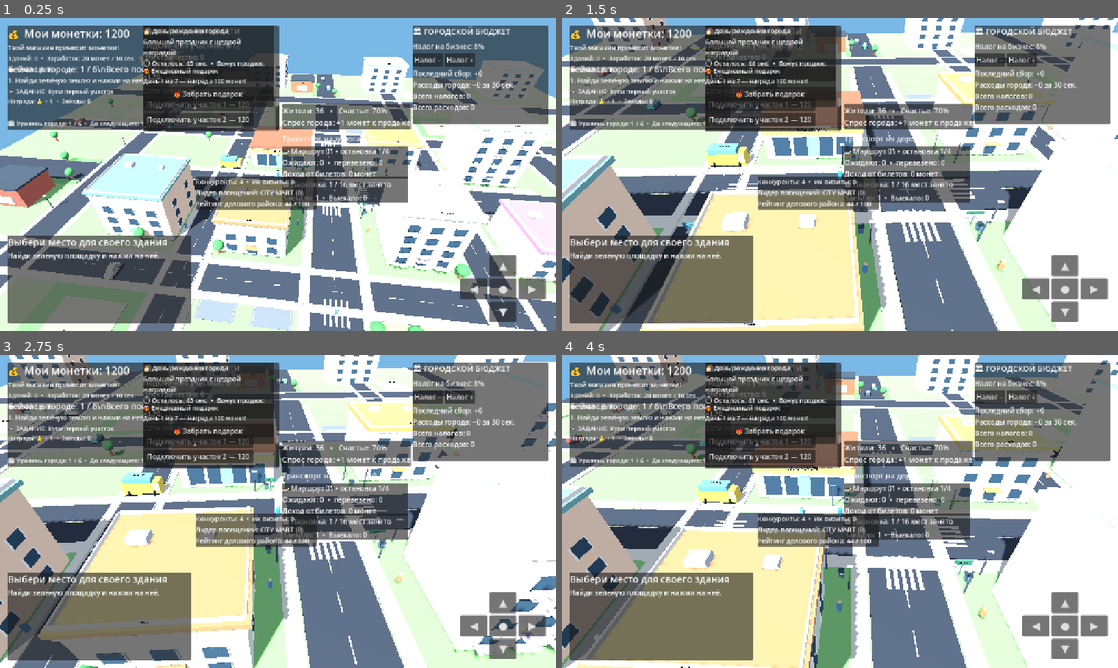
Above: before the commit, frames 1-4 (two rows, left to right).
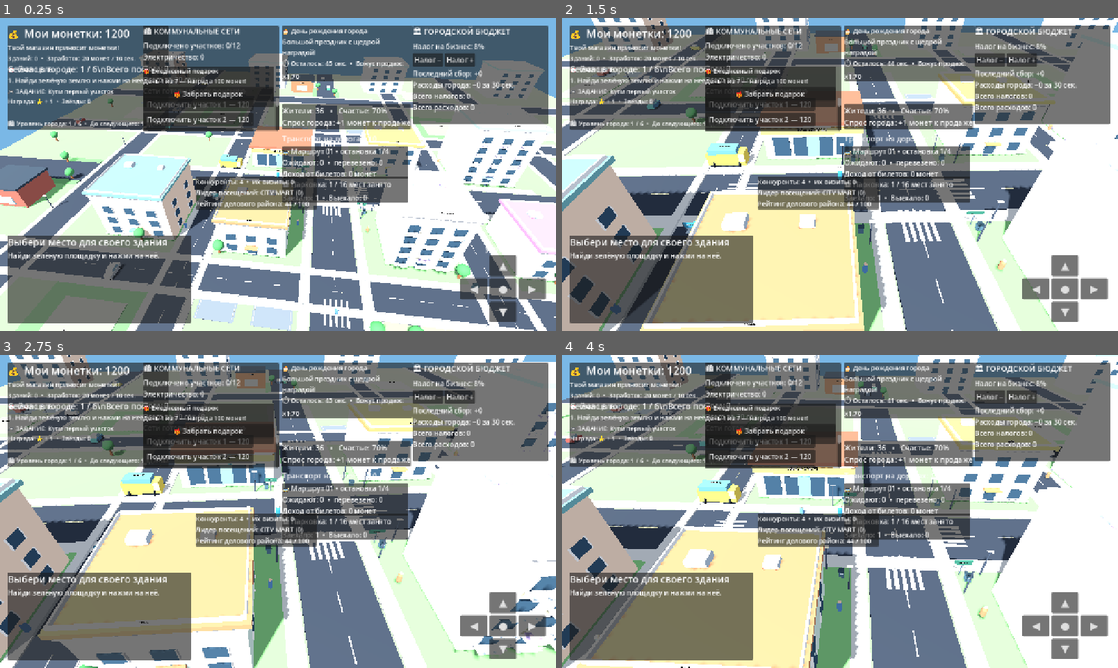
Above: after the commit, the same moments.

Repository: uchihabaha05-del/MINI-WORLD-TYCOON
Game: Godot game, scene res://scenes/Main.tscn
Same seed, same stepped clock (60 frames per second), same inputs: the game is played once before the commit and once after it.
Inputs (mouse positions are in pixels of both pictures, inside the frame that each line leads up to):
- Up to frame 1 (0.25 s): no input
- Up to frame 2 (1.5 s): move the mouse to (962, 158) at 0.52 s; hold D 0.53-1.28 s; click (962, 158) at 0.67 s; move the mouse to (728, 190) at 1.27 s; hold S from 1.28 s (still down)
- Up to frame 3 (2.75 s): move the mouse to (333, 442) at 2.02 s; release S at 2.03 s; hold D from 2.03 s (still down)
- Up to frame 4 (4 s): move the mouse to (812, 574) at 2.77 s; release D at 2.78 s; hold W 2.78-3.53 s; click (812, 574) at 2.92 s; move the mouse to (1006, 558) at 3.52 s; hold A from 3.53 s (still down)

The runs differ from the first frame. In frame 1, 7.0% of the frame differs, in the area x 25-75%, y 2-21%; in frame 2, 7.0%; in frame 3, 6.9%; in frame 4, 7.0%.

Commit message:
Position event card in separate HUD column and simplify reward handling

Diff:
--- a/scripts/city_events.gd
+++ b/scripts/city_events.gd
@@ -41,7 +41,7 @@
 	layer.layer = 7
 	add_child(layer)
 	var panel := PanelContainer.new()
-	panel.position = Vector2(330, 18)
+	panel.position = Vector2(650, 18)
 	panel.custom_minimum_size = Vector2(300, 86)
 	layer.add_child(panel)
 	var box := VBoxContainer.new()
@@ -83,7 +83,6 @@
 	var reward := int(active_event.get("reward", 0))
 	if manager != null:
 		manager.set("cash", int(manager.get("cash")) + reward)
-		manager.set("status_label", manager.get("status_label"))
 		var status: Label = manager.get("status_label") as Label
 		if status != null:
 			status.text = "🎊 Событие завершено! Награда: +%d монет!" % reward
